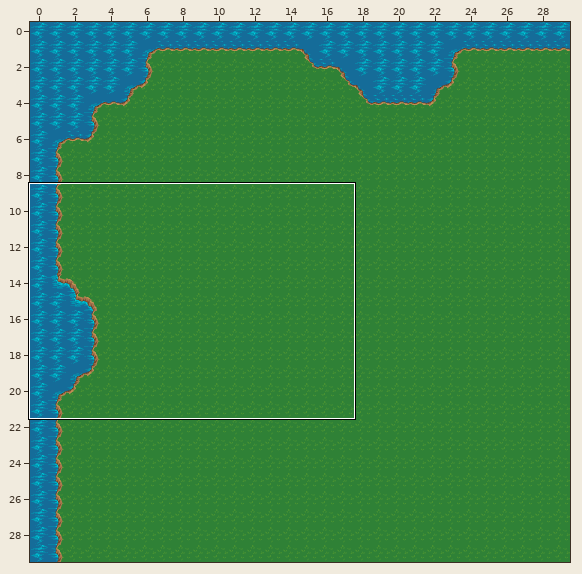
One commit to this Tiled map: assets/maps/mall.tmx. Above: a wide view before the commit, with the close-up outlined.
Close-up. Earlier state:
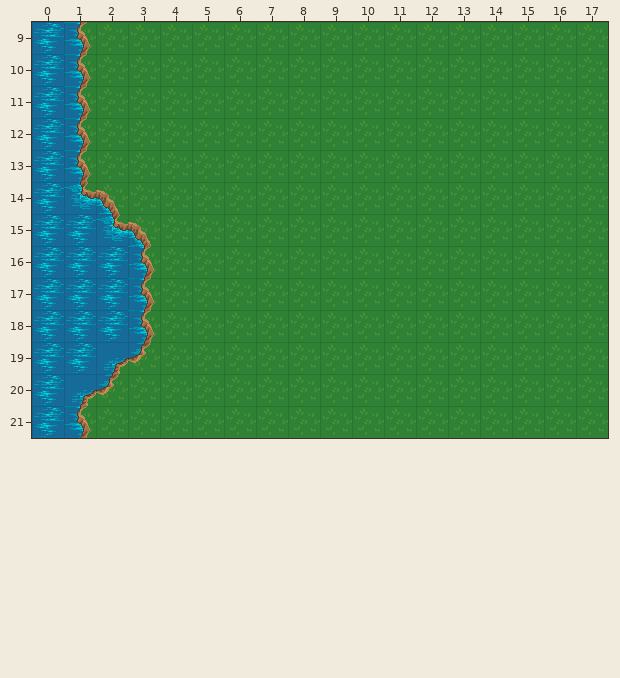
Cells are 32x32 px. Shown: x 0..17, y 9..21. The commit also changed other parts of the map, which this record leaves out.
Now the later version:
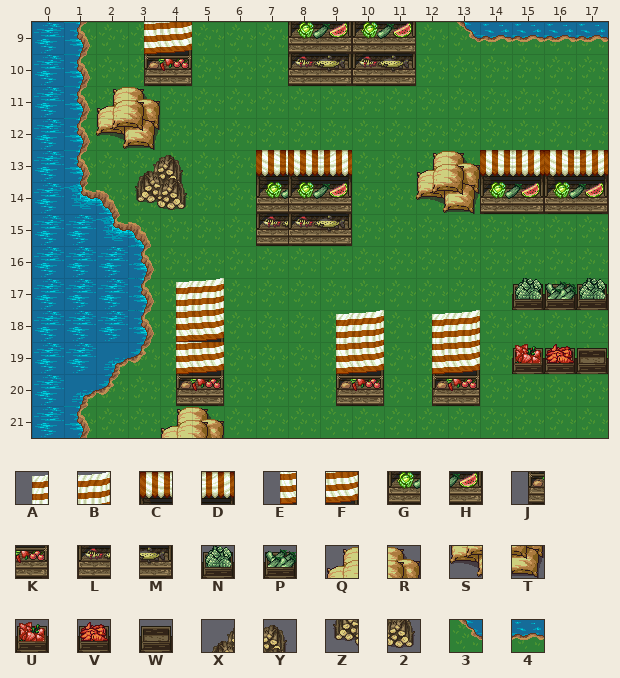
Key: from "PathAndObjects": A 12, B 13, C 14, D 15, E 28, F 29, G 30, H 31, J 44, K 45, L 46, M 47, N 124, P 125, Q 137, R 138, S 153, T 154, U 156, V 157, W 158, X 183, Y 184, Z 199, 2 200; from "forest_tiles": 3 148, 4 152.
_ is an empty cell, . an unchanged one.
Difference:
--- layer "Collision"
@@ x 2..17 @@
- 9 .__...____._____
-10 .__...____......
-11 __..............
-12 __..............
-13 .__..___..______
-14 .__..___..______
-15 .....___........
+ 9 .EF...GHGH.34444
+10 .JK...LMLM......
+11 QR..............
+12 ST..............
+13 .XY..CCD..QRCDCD
+14 .Z2..GGH..STGHGH
+15 .....LLM........
@@ x 4..17 @@
-17 __.........___
-18 __...__.__....
-19 __...__.__.___
-20 __...__.__....
-21 __............
+17 AB.........NPN
+18 EF...AB.AB....
+19 EF...EF.EF.UVW
+20 JK...JK.JK....
+21 QR............
